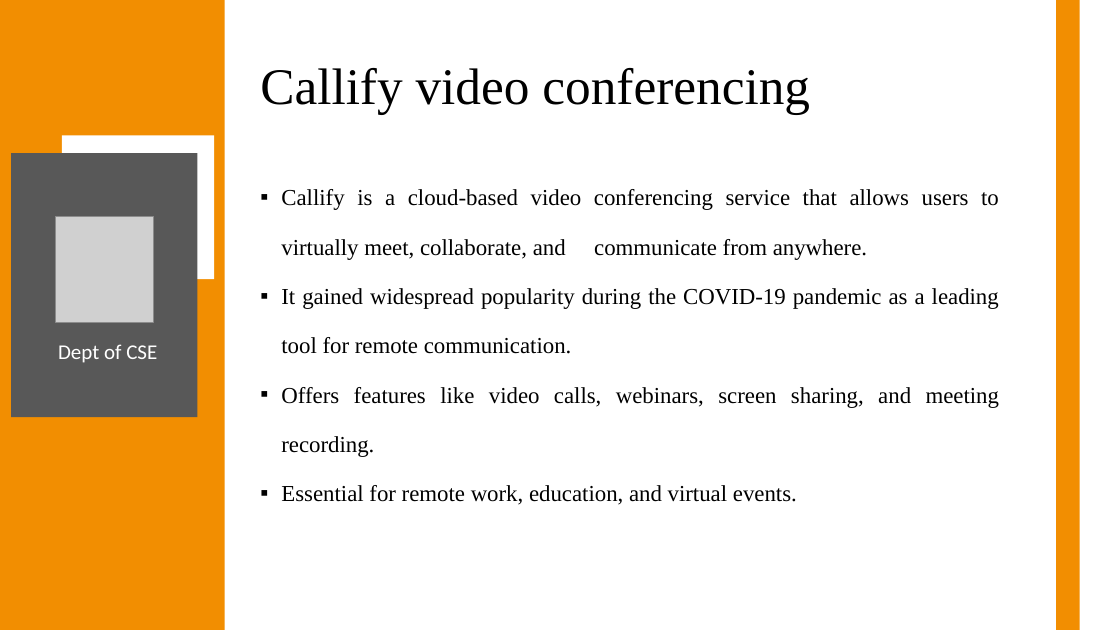
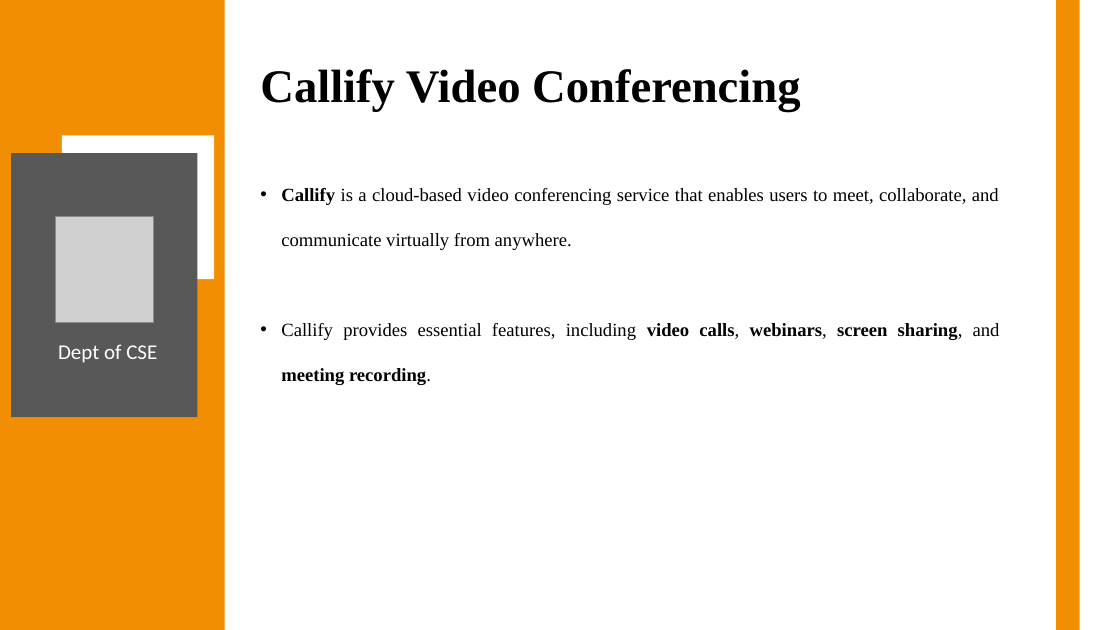
Before and after one commit to Anish202020/7th-Semester, a slide deck: slide 3 of Report & PPT/Project Work/Ppt/Callify Synopsis.pptx (slide 2 before the commit). Drawn at 1120x630 pixels with LibreOffice and Linux fonts; fonts in the diff are those of the drawing; grey boxes stand for pictures. Boxes give left, top, right and bottom in pixels: in the first picture for what was removed or moved away, otherwise in the second. Text is boxed around its words. In the diff, an @@ line names an element or a change of style, - is before the commit and + after.

```diff
--- a/Report & PPT/Project Work/Ppt/Callify Synopsis.pptx
+++ b/Report & PPT/Project Work/Ppt/Callify Synopsis.pptx
@@ title at (260,69,800,112): text changed; size 44 to 40 pt; bold on @@
-Callify video conferencing
+Callify Video Conferencing
@@ text at (281,188,1000,385): text changed; size 19.6 to 16 pt @@
-▪ Callify is a cloud-based video conferencing service that allows users to virtually meet, collaborate, and communicate from anywhere.
-▪ It gained widespread popularity during the COVID-19 pandemic as a leading tool for remote communication.
-▪ Offers features like video calls, webinars, screen sharing, and meeting recording.
-▪ Essential for remote work, education, and virtual events.
+• Callify is a cloud-based video conferencing service that enables users to meet, collaborate, and communicate virtually from anywhere.
+• Callify provides essential features, including video calls, webinars, screen sharing, and meeting recording.
```
Also in this commit, not shown: 17 other slides changed, 7 slides added.
